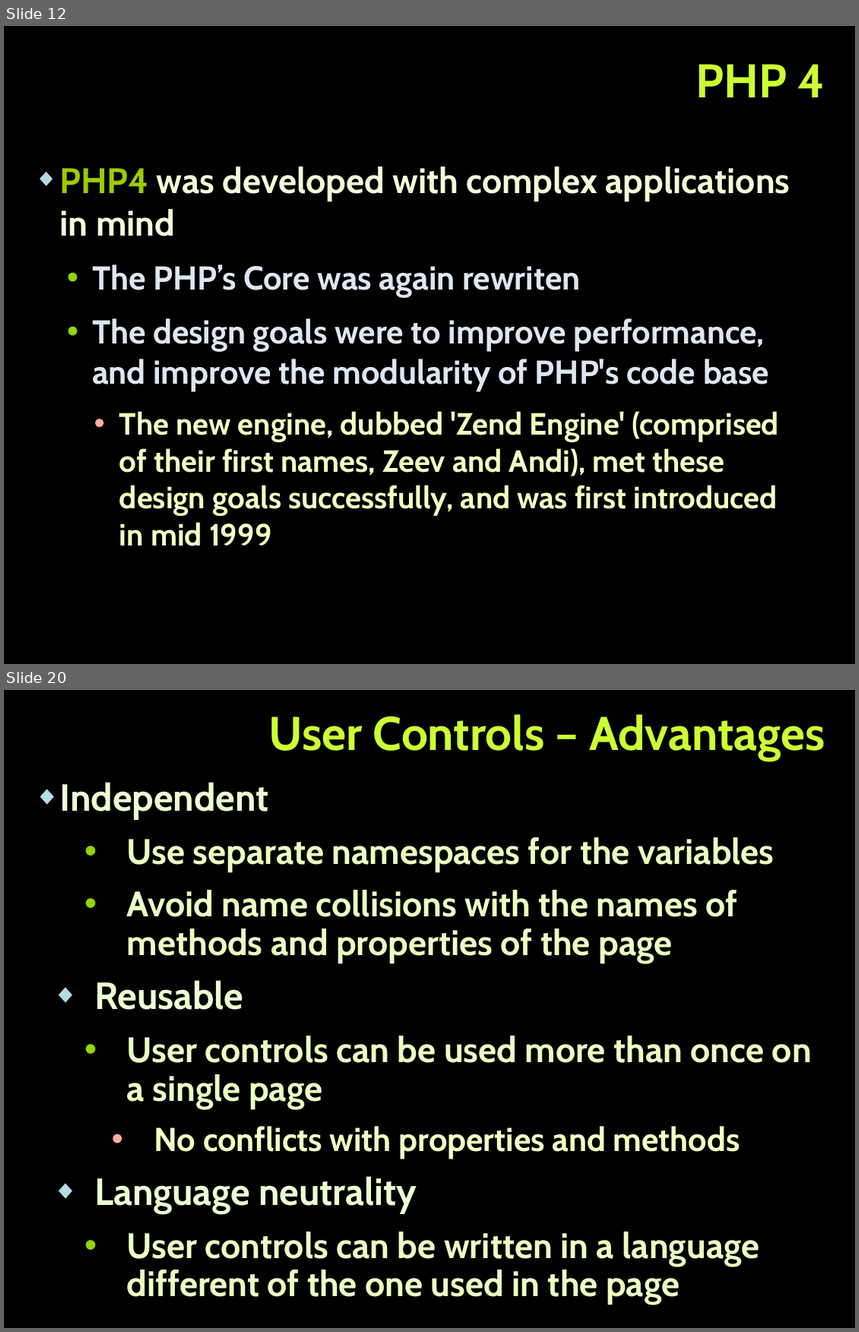
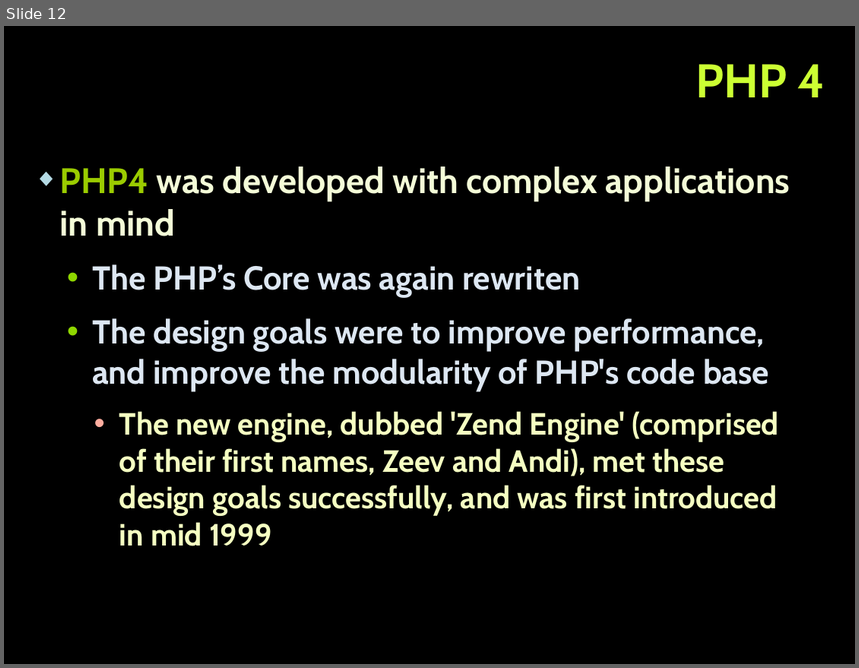
Before and after one commit to tanzhur/PHP_MVC-seminar, a slide deck: PHP_MVC.pptx. Shown one above the other, each under a label of ours: slides 12 and 20 before the commit, slide 12 after it; the slides between them are not shown. The pictures are 859x1332 and 859x668 pixels, drawn with LibreOffice and Linux fonts; fonts in the diff are those of the drawing; background and template pictures are left out. Boxes give left, top, right and bottom in pixels: in the first picture for what was removed or moved away, otherwise in the second. Text is boxed around its words. In the diff, an @@ line names an element or a change of style, - is before the commit and + after.

```diff
--- a/PHP_MVC.pptx
+++ b/PHP_MVC.pptx
@@ slide 20 removed at [4,690,855,1328], background picture (left out) @@
@@ title removed at [269,714,825,761] @@
-User Controls – Advantages
@@ text removed at [60,782,812,1306] @@
-◆ Independent
-  • Use separate namespaces for the variables
-  • Avoid name collisions with the names of methods and properties of the page
-◆ Reusable
-  • User controls can be used more than once on a single page
-    • No conflicts with properties and methods
-◆ Language neutrality
-  • User controls can be written in a language different of the one used in the page
```
Also in this commit, not shown: 1 slide changed, 6 slides added, 20 other slides removed, 1 other file.
